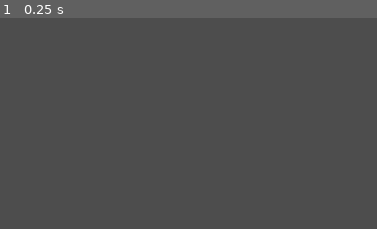
Above: before the commit, frame 1.
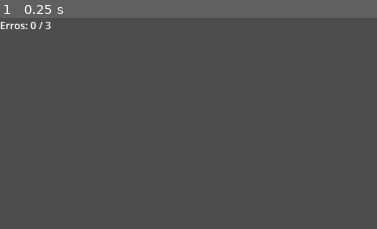
Above: after the commit, the same moment.

Repository: 4Zero02/gamejam-glorinho
Game: Godot game, scene res://telas/tela_de_jogo.tscn
Same seed, same stepped clock (60 frames per second), same inputs: the game is played once before the commit and once after it. The project has no main scene, so this scene is started directly.
Inputs:
- Up to frame 1 (0.25 s): no input
The pictures show only the part of the screen within x 0-50%, y 0-50%; the shares and areas given below are measured in that part.

The runs differ from the first frame. In frame 1, 0.2% of the frame differs, in the area x 0-14%, y 1-6%.

Commit message:
commit 2

Diff:
--- a/game_over.gd
+++ b/game_over.gd
@@ -1,4 +1,6 @@
 extends Control
+
+@onready var label_top_5 = $Lista_top5
 
 func _ready() -> void:
 	exibir_ranking()
@@ -12,6 +14,8 @@
 		var pontos = GameManager.top_pontuacoes[i]
 		texto_ranking += str(posicao) + "° lugar: " + str(pontos) + "pts\n"
 
+	label_top_5.text = texto_ranking
+
 func _on_jogar_novamente_pressed() -> void:
 	GameManager.resetar_status()
 	get_tree().change_scene_to_file("res://telas/tela_de_jogo.tscn")
--- a/global/game_manager.gd
+++ b/global/game_manager.gd
@@ -4,7 +4,7 @@
 signal erros_atualizados(qunatidade: int)
 
 var pontos_totais: int = 0
-var itens_ruins_coletados = 0
+var erros_cometidos = 0
 var limite_erros = 3
 
 const CAMINHO_SAVE = "user://top_scores.save"
@@ -14,25 +14,22 @@
 	carregar_top_5()
 
 func adicionar_pontos(valor: int):
-	if valor < 0:
-		registrar_erro()
-	else:
-		pontos_totais += valor
-		pontuacao_atualizada.emit(pontos_totais)
+	pontos_totais += valor
+	pontuacao_atualizada.emit(pontos_totais)
 
 func registrar_erro():
-	itens_ruins_coletados += 1
-	erros_atualizados.emit(itens_ruins_coletados)
+	erros_cometidos += 1
+	erros_atualizados.emit(erros_cometidos)
 
-	if itens_ruins_coletados >= limite_erros:
+	if erros_cometidos >= limite_erros:
 		chamar_game_over()
 
 func chamar_game_over():
-	get_tree().change_scene_to_file("")
+	get_tree().change_scene_to_file("res://telas/game_over.tscn")
 
 func resetar_status():
 	pontos_totais = 0
-	itens_ruins_coletados = 0
+	erros_cometidos = 0
 
 func verificar_e_atulizar_top_5(nova_pontuacao: int):
 	top_pontuacoes.append(nova_pontuacao)
--- a/spawner/item_drop/item_drop.gd
+++ b/spawner/item_drop/item_drop.gd
@@ -19,6 +19,7 @@
 	position.y += velocidade * delta
 
 	if position.y > get_viewport_rect().size.y + 100:
+		GameManager.registrar_erro()
 		queue_free()
 
 
--- a/telas/game_over.tscn
+++ b/telas/game_over.tscn
@@ -13,23 +13,33 @@
 
 [node name="Pontuacao_final" type="Label" parent="." unique_id=77892827]
 layout_mode = 0
-offset_right = 40.0
-offset_bottom = 23.0
+offset_left = 369.0
+offset_top = 381.0
+offset_right = 409.0
+offset_bottom = 404.0
 
 [node name="Lista_top5" type="Label" parent="." unique_id=1125362715]
 layout_mode = 0
-offset_right = 40.0
-offset_bottom = 23.0
+offset_left = 852.0
+offset_top = 277.0
+offset_right = 892.0
+offset_bottom = 300.0
 
 [node name="Jogar_novamente" type="Button" parent="." unique_id=910027503]
 layout_mode = 0
-offset_right = 8.0
-offset_bottom = 8.0
+offset_left = 554.0
+offset_top = 578.0
+offset_right = 692.0
+offset_bottom = 609.0
+text = "Jogar novamente"
 
 [node name="Menu" type="Button" parent="." unique_id=805989185]
 layout_mode = 0
-offset_right = 8.0
-offset_bottom = 8.0
+offset_left = 560.0
+offset_top = 635.0
+offset_right = 685.0
+offset_bottom = 666.0
+text = "Menu principal"
 
 [connection signal="pressed" from="Jogar_novamente" to="." method="_on_jogar_novamente_pressed"]
 [connection signal="pressed" from="Menu" to="." method="_on_menu_pressed"]
--- a/telas/tela_de_jogo.tscn
+++ b/telas/tela_de_jogo.tscn
@@ -3,20 +3,26 @@
 [ext_resource type="PackedScene" uid="uid://b07i25yk2uymv" path="res://spawner/spawner.tscn" id="1_eegca"]
 [ext_resource type="Script" uid="uid://f0t0fmj666a1" path="res://global/pontuacao.gd" id="2_0npry"]
 [ext_resource type="PackedScene" uid="uid://rkahna835u40" path="res://glorinho/glorinho.tscn" id="3_ntt53"]
+[ext_resource type="Script" uid="uid://bcd4jauxfp2co" path="res://telas/vida.gd" id="4_6fia8"]
 
 [node name="Tela de jogo" type="Node2D" unique_id=1323125071]
 
 [node name="Spawner" parent="." unique_id=877080250 instance=ExtResource("1_eegca")]
 
+[node name="Glorinho" parent="." unique_id=472496100 instance=ExtResource("3_ntt53")]
+position = Vector2(622, 636)
+collision_mask = 2
+
 [node name="CanvasLayer" type="CanvasLayer" parent="." unique_id=1952197931]
 
-[node name="Label" type="Label" parent="CanvasLayer" unique_id=2120169431]
+[node name="Pontuacao" type="Label" parent="CanvasLayer" unique_id=2120169431]
 offset_left = 1117.0
 offset_top = 5.0
 offset_right = 1274.0
 offset_bottom = 63.0
 script = ExtResource("2_0npry")
 
-[node name="Glorinho" parent="CanvasLayer" unique_id=472496100 instance=ExtResource("3_ntt53")]
-position = Vector2(622, 636)
-collision_mask = 2
+[node name="Vida" type="Label" parent="CanvasLayer" unique_id=2100460486]
+offset_right = 40.0
+offset_bottom = 23.0
+script = ExtResource("4_6fia8")
--- a/telas/vida.gd
+++ b/telas/vida.gd
@@ -1,9 +1,9 @@
 extends Label
 
 func _ready() -> void:
-	GameManager.erros_atulizados.connect(_on_erros_atualizados)
+	GameManager.erros_atualizados.connect(_on_erros_atualizados)
 
-	_on_erros_atualizados(GameManager.itens_ruins_coletados)
+	_on_erros_atualizados(GameManager.erros_cometidos)
 
 func _on_erros_atualizados(erros_atuais: int):
 	text = "Erros: " + str(erros_atuais) + " / " + str(GameManager.limite_erros)
